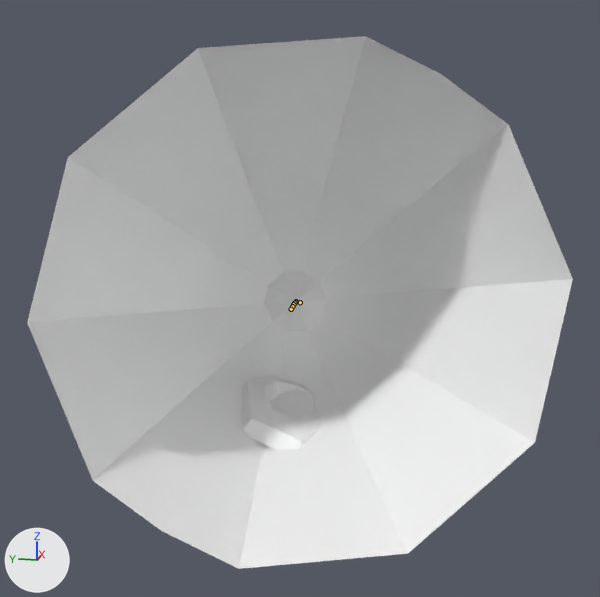
Two versions of the FBX model Assets/Models/Tentacle.fbx, one commit apart.
Rendered twice from a camera (50 mm lens) standing at (-1.215, -0.243, 0.311) and looking at (0.09, 0.018, -0.016). The lights are fixed; the arrows at lower left show +X, +Y and +Z. Both versions are drawn at frame 31 of the action 'Take 001'; the numbers are the values there. The bones that bend it are drawn over the model as lines.
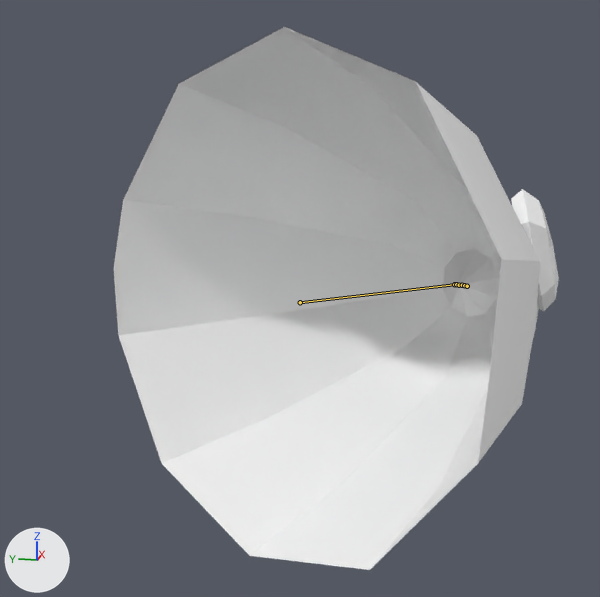
Where the change shows, as pixel boxes [x1, y1, x2, y2] in the pictures (600 x 597 px):
```json
{"object": "pTorus10", "change": "posed", "before": [27, 36, 573, 569], "after": [114, 27, 559, 570], "on screen": "18% narrower"}
{"bone": "joint1", "before": "(300, 302) to (296, 301)", "after": "(300, 302) to (454, 284)"}
{"bone": "joint3", "before": "(295, 302) to (294, 303)", "after": "(456, 284) to (459, 285)"}
{"bone": "joint4", "before": "(294, 303) to (293, 304)", "after": "(459, 285) to (462, 285)"}
{"bone": "joint5", "before": "(293, 304) to (292, 306)", "after": "(462, 285) to (464, 285)"}
{"bone": "joint6", "before": "(292, 306) to (291, 309)", "after": "(464, 285) to (467, 286)"}
```

Edits to the scene script, one JSON object a line:
```json
{"block": "bone_joint1", "where": "bone_joint1 = bpy.data.objects['Tentacle'].pose.bones['joint1']"}
{"op": "set", "path": "bone_joint1.rotation_quaternion", "old": "(0.24, 0.641, 0.569, -0.456)", "new": "(0.645, 0.21, -0.186, -0.71)", "note": "degrees (24, 121, -83) -> degrees (32, 3, -95)"}
{"block": "bone_joint3", "where": "bone_joint3 = bpy.data.objects['Tentacle'].pose.bones['joint3']  # child of 'joint2'"}
{"op": "set", "path": "bone_joint3.rotation_quaternion", "old": "(0.99, 0.14, 0.0, 0.0)", "new": "(0.987, 0.162, 0.0, 0.0)", "note": "degrees (16, 0, 0) -> degrees (19, 0, 0)"}
{"block": "bone_joint4", "where": "bone_joint4 = bpy.data.objects['Tentacle'].pose.bones['joint4']  # child of 'joint3'"}
{"op": "set", "path": "bone_joint4.rotation_quaternion", "old": "(0.99, 0.14, 0.0, 0.0)", "new": "(0.987, 0.162, 0.0, 0.0)", "note": "degrees (16, 0, 0) -> degrees (19, 0, 0)"}
{"block": "bone_joint5", "where": "bone_joint5 = bpy.data.objects['Tentacle'].pose.bones['joint5']  # child of 'joint4'"}
{"op": "set", "path": "bone_joint5.rotation_quaternion", "old": "(0.99, 0.14, 0.0, 0.0)", "new": "(0.987, 0.162, 0.0, 0.0)", "note": "degrees (16, 0, 0) -> degrees (19, 0, 0)"}
{"block": "bone_joint6", "where": "bone_joint6 = bpy.data.objects['Tentacle'].pose.bones['joint6']  # child of 'joint5'"}
{"op": "set", "path": "bone_joint6.rotation_quaternion", "old": "(0.99, 0.14, 0.0, 0.0)", "new": "(0.987, 0.162, 0.0, 0.0)", "note": "degrees (16, 0, 0) -> degrees (19, 0, 0)"}
```
